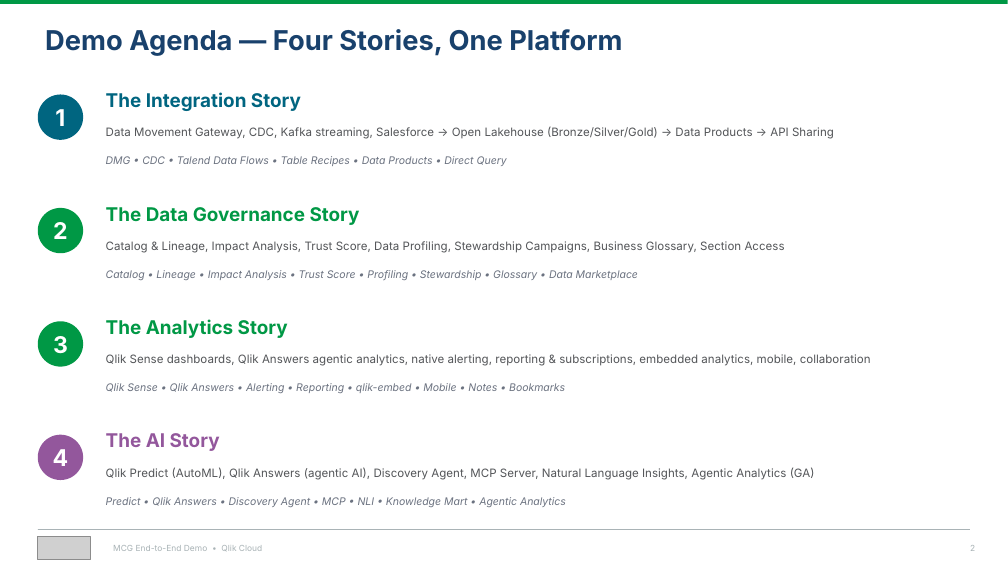
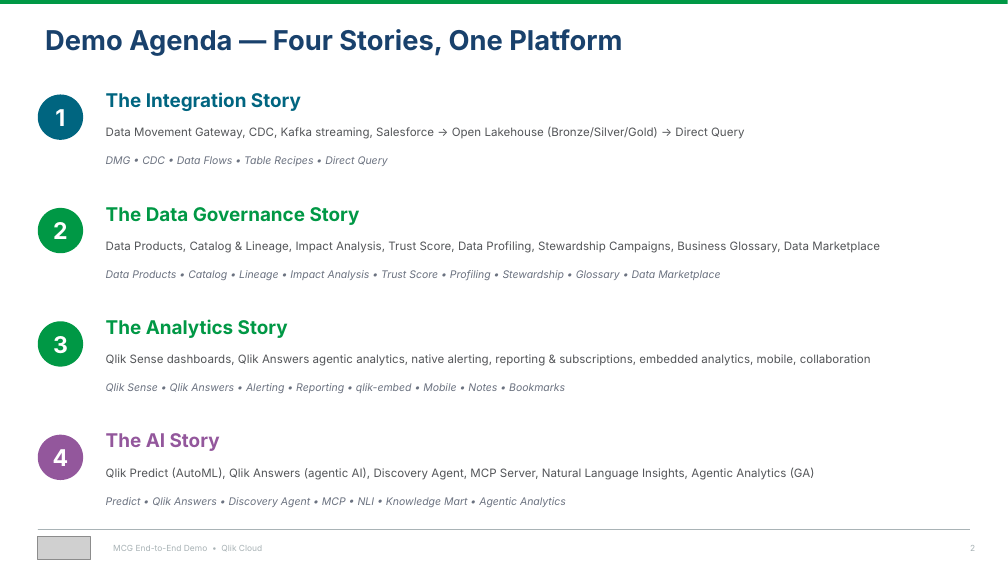
Before and after one commit to robertschoenfeldqlik/meridan_retail_group_qlik_demo_assets, a slide deck: slide 2 of MCG_Demo_Overview_Four_Stories.pptx. Drawn at 1008x567 pixels with LibreOffice and Linux fonts; fonts in the diff are those of the drawing; grey boxes stand for pictures. Boxes give left, top, right and bottom in pixels: in the first picture for what was removed or moved away, otherwise in the second. Text is boxed around its words. In the diff, an @@ line names an element or a change of style, - is before the commit and + after.

```diff
--- a/MCG_Demo_Overview_Four_Stories.pptx
+++ b/MCG_Demo_Overview_Four_Stories.pptx
@@ text at (x1=106, y1=127, x2=744, y2=139): text changed @@
-Data Movement Gateway, CDC, Kafka streaming, Salesforce → Open Lakehouse (Bronze/Silver/Gold) → Data Products → API Sharing
+Data Movement Gateway, CDC, Kafka streaming, Salesforce → Open Lakehouse (Bronze/Silver/Gold) → Direct Query
@@ text at (x1=106, y1=156, x2=388, y2=166): text changed @@
-DMG • CDC • Talend Data Flows • Table Recipes • Data Products • Direct Query
+DMG • CDC • Data Flows • Table Recipes • Direct Query
@@ text at (x1=106, y1=241, x2=880, y2=253): text changed @@
-Catalog & Lineage, Impact Analysis, Trust Score, Data Profiling, Stewardship Campaigns, Business Glossary, Section Access
+Data Products, Catalog & Lineage, Impact Analysis, Trust Score, Data Profiling, Stewardship Campaigns, Business Glossary, Data Marketplace
@@ text at (x1=106, y1=270, x2=720, y2=280): text changed @@
-Catalog • Lineage • Impact Analysis • Trust Score • Profiling • Stewardship • Glossary • Data Marketplace
+Data Products • Catalog • Lineage • Impact Analysis • Trust Score • Profiling • Stewardship • Glossary • Data Marketplace
```
Also in this commit, not shown: 6 other slides changed.
